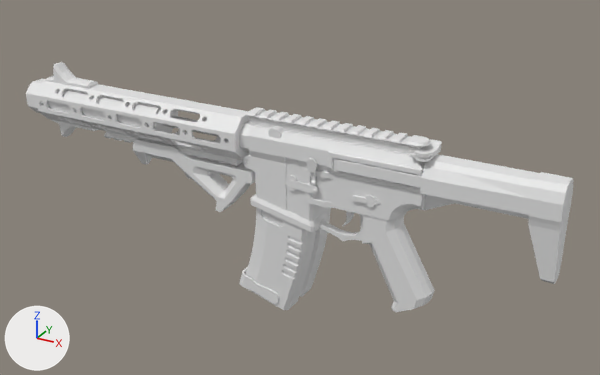
Renders of the Blender file HoneyBadger.blend from each side of a commit.
The view is the same before and after, from a camera (50 mm lens) standing at (6.69, -10.98, 5.8) and looking at (0.35, 0.54, 0.04). Arrows for +X, +Y and +Z are at lower left; the lights stay in place.
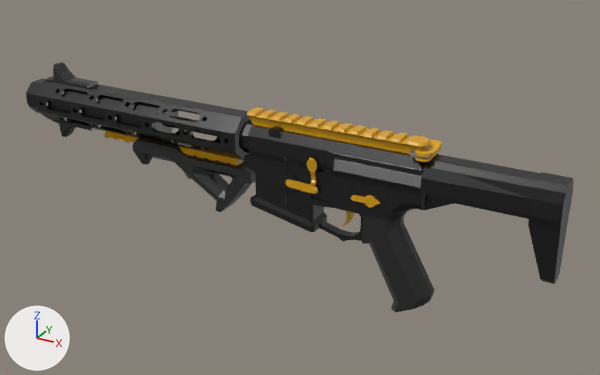
Where the change shows, as pixel boxes [x1, y1, x2, y2] in the pictures (600 x 375 px; the box of a moved part takes in the faces that stretch with it):
'Cube.002', hidden: before [239, 208, 316, 310]
'Cube.003', deleted: before [299, 207, 331, 297]
'Cube.001', deleted: before [410, 140, 442, 162]
part 1 of me_cube_001, added: after [415, 140, 442, 162]
part 2 of me_cube_001, added: after [410, 150, 431, 159]
part 3 of me_cube_001, moved or reshaped: before [37, 81, 237, 159]; after [37, 80, 248, 160]
part 4 of me_cube_001, added: after [313, 205, 327, 232]
part 5 of me_cube_001, recoloured (grey to black): [26, 62, 574, 312] in both

Patch to the scene script:
```diff
--- a/HoneyBadger.blend.py
+++ b/HoneyBadger.blend.py
@@ img_blackandgold_body_png @@
+img_blackandgold_body_png = load_image('BlackAndGold_Body.png', 'BlackAndGold_Body.png', 2048, 2048, 'sRGB')
@@ mat_material @@
+mat_material = principled_material('Material')
+mat_material.texture = img_blackandgold_body_png
+mat_material.roughness = 0.305
@@ me_cube_001 @@
 # used by ob_cube; location = (-1.03, 0.0, 0.84); scale = (0.477, 0.477, 0.477)
-me_cube_001.from_pydata(...)  # 2219 vertices, 1688 faces; spans x -8.5..12.4, y -0.8..0.8, z -4.8..1.9
+me_cube_001.from_pydata(...)  # 2361 vertices, 2392 faces; spans x -8.5..12.4, y -0.8..0.8, z -4.8..1.9
+# me_cube_001 part 1: a new loose piece of 52 vertices spanning x 4.5..8.3, y -0.7..0.7, z 1.0..1.2, in mat_material (picture img_blackandgold_body_png)
+# me_cube_001 part 2: a new loose piece of 24 vertices spanning x 7.6..8.2, y -0.6..-0.2, z 1.0..1.1, in mat_material (picture img_blackandgold_body_png)
+# me_cube_001 part 3: 3 vertices moved within x -5.5..-4.3, y -0.7..0.8, z 0.3; 63 vertices removed from x -6.5..0.0, y -0.8..0.8, z -0.3..1.1; 72 vertices added at x -6.6..0.3, y -0.8..0.8, z -0.4..1.2
+# me_cube_001 part 4: 8 vertices added at x 4.3, y -0.5..0.5, z -2.4..-1.3
+# me_cube_001 part 5: 1469 faces spanning x -8.5..12.4, y -0.8..0.8, z -4.8..1.9 switch from no material to mat_material (picture img_blackandgold_body_png)
@@ ob_cube_003 @@
-ob_cube_003 = bpy.data.objects.new('Cube.003', me_cube_002)
-ob_cube_003.location = (0.41, 0.52, -0.36)
-ob_cube_003.scale = (0.196, 0.196, 0.196)
@@ ob_cube_001 @@
-ob_cube_001 = bpy.data.objects.new('Cube.001', me_cube_017)
-ob_cube_001.location = (2.69, -0.11, 1.36)
-ob_cube_001.scale = (0.0643, 0.0643, 0.0643)
@@ ob_cube_002 @@
 ob_cube_002.scale = (0.196, 0.196, 0.196)
+ob_cube_002.hide_viewport = True
```
